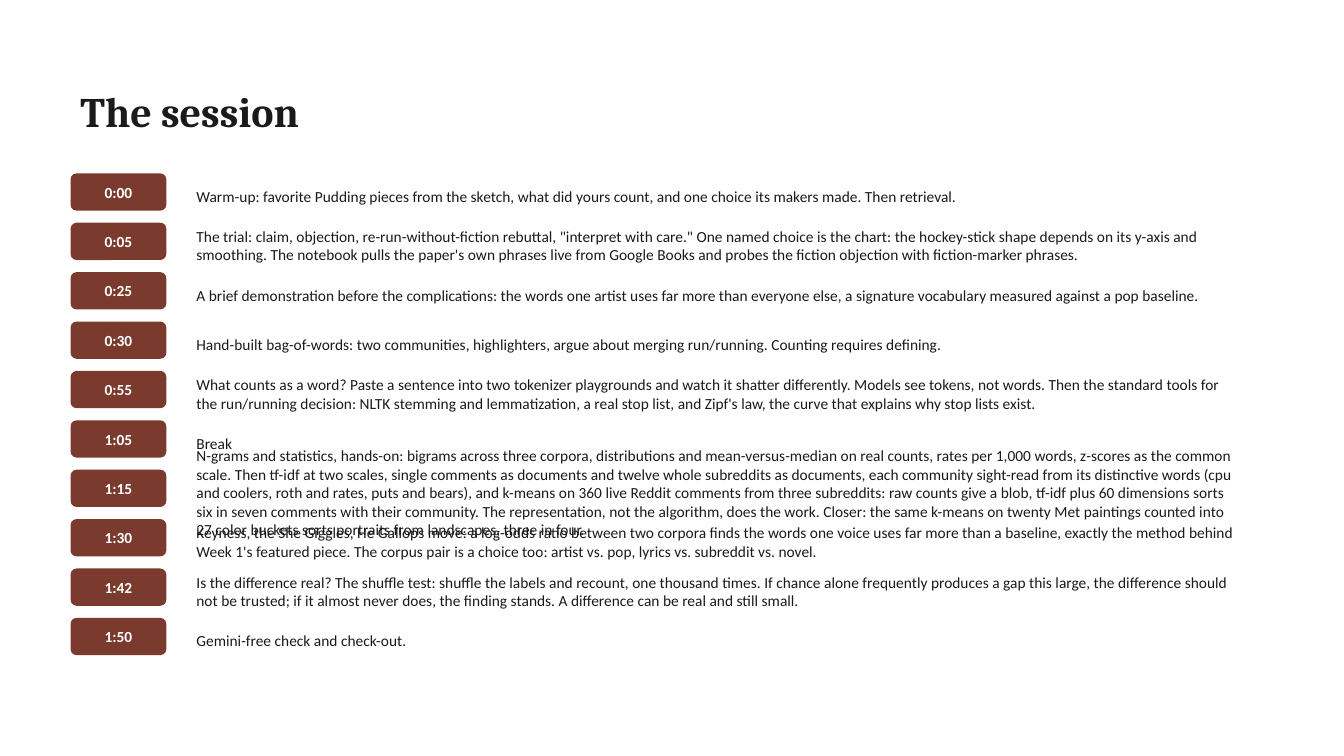
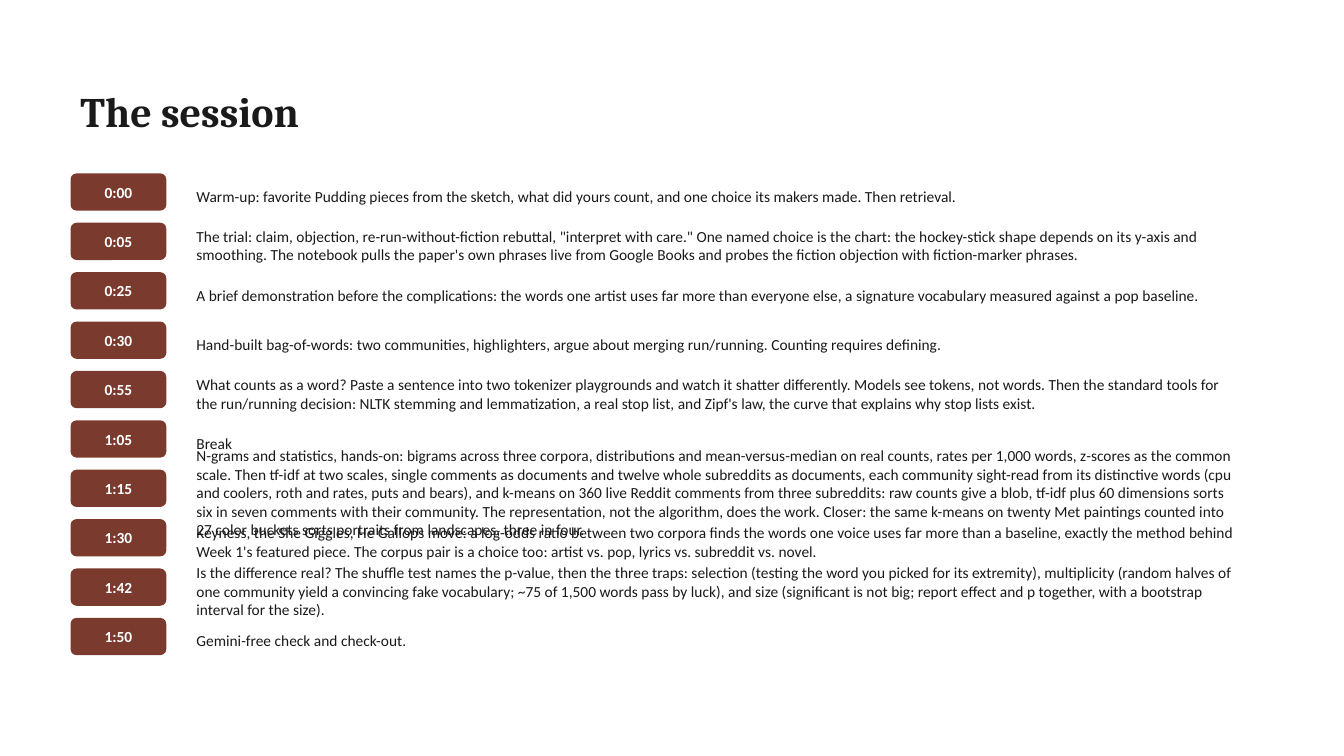
Before and after one commit to lucianli123/culture-as-data-2026, a slide deck: slide 14 of slides/pptx/week-02.pptx (slide 13 before the commit). Drawn at 1344x756 pixels with LibreOffice and Linux fonts; fonts in the diff are those of the drawing. Boxes give left, top, right and bottom in pixels: in the first picture for what was removed or moved away, otherwise in the second. Text is boxed around its words. In the diff, an @@ line names an element or a change of style, - is before the commit and + after.

Commit message:
Week 2 significance arc: p-values named, pre-registered test, effect size vs significance, multiple-comparisons demo, bootstrap CI; fix audited example flaws

```diff
--- a/slides/pptx/week-02.pptx
+++ b/slides/pptx/week-02.pptx
@@ text at box(196, 567, 1231, 617): text changed @@
-Is the difference real? The shuffle test: shuffle the labels and recount, one thousand times. If chance alone frequently produces a gap this large, the difference should not be trusted; if it almost never does, the finding stands. A difference can be real and still small.
+Is the difference real? The shuffle test names the p-value, then the three traps: selection (testing the word you picked for its extremity), multiplicity (random halves of one community yield a convincing fake vocabulary; ~75 of 1,500 words pass by luck), and size (significant is not big; report effect and p together, with a bootstrap interval for the size).
```
Also in this commit, not shown: 3 other slides changed, 1 slide added, 14 other files.
